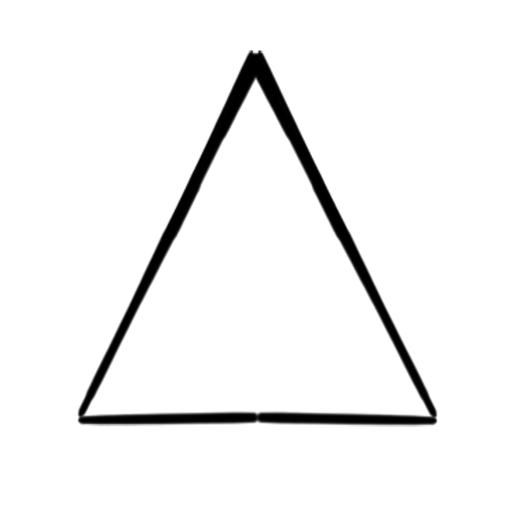
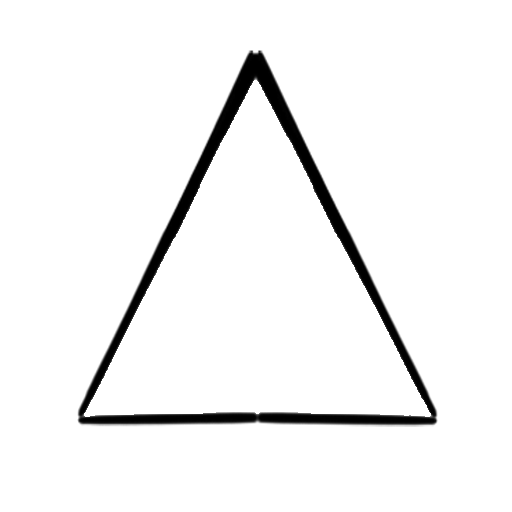
Comparing the layer stacks of the two 512px x 512px images. Changes:
painted on "Layer 2" over [84, 80, 431, 417]
